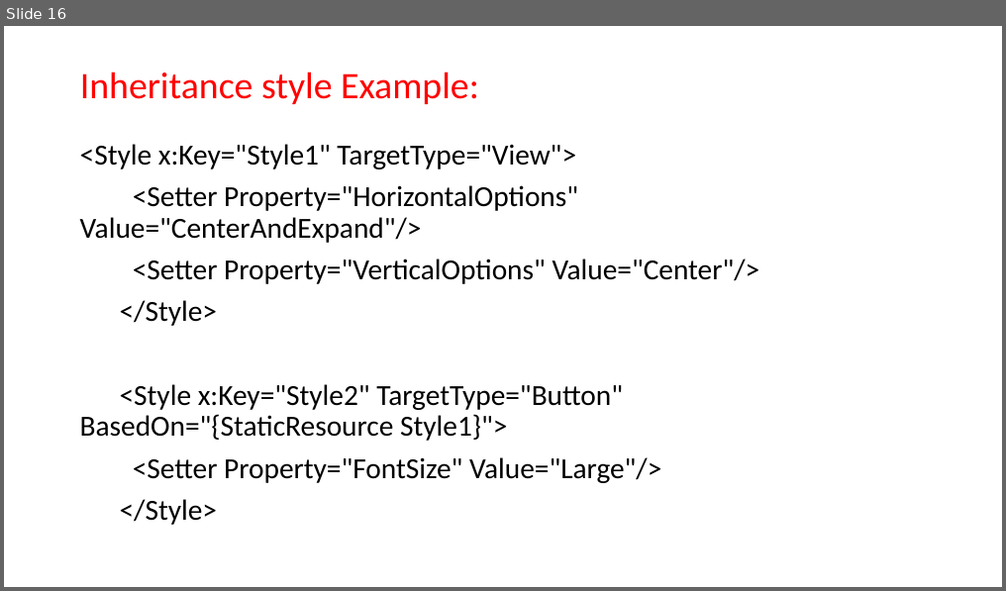
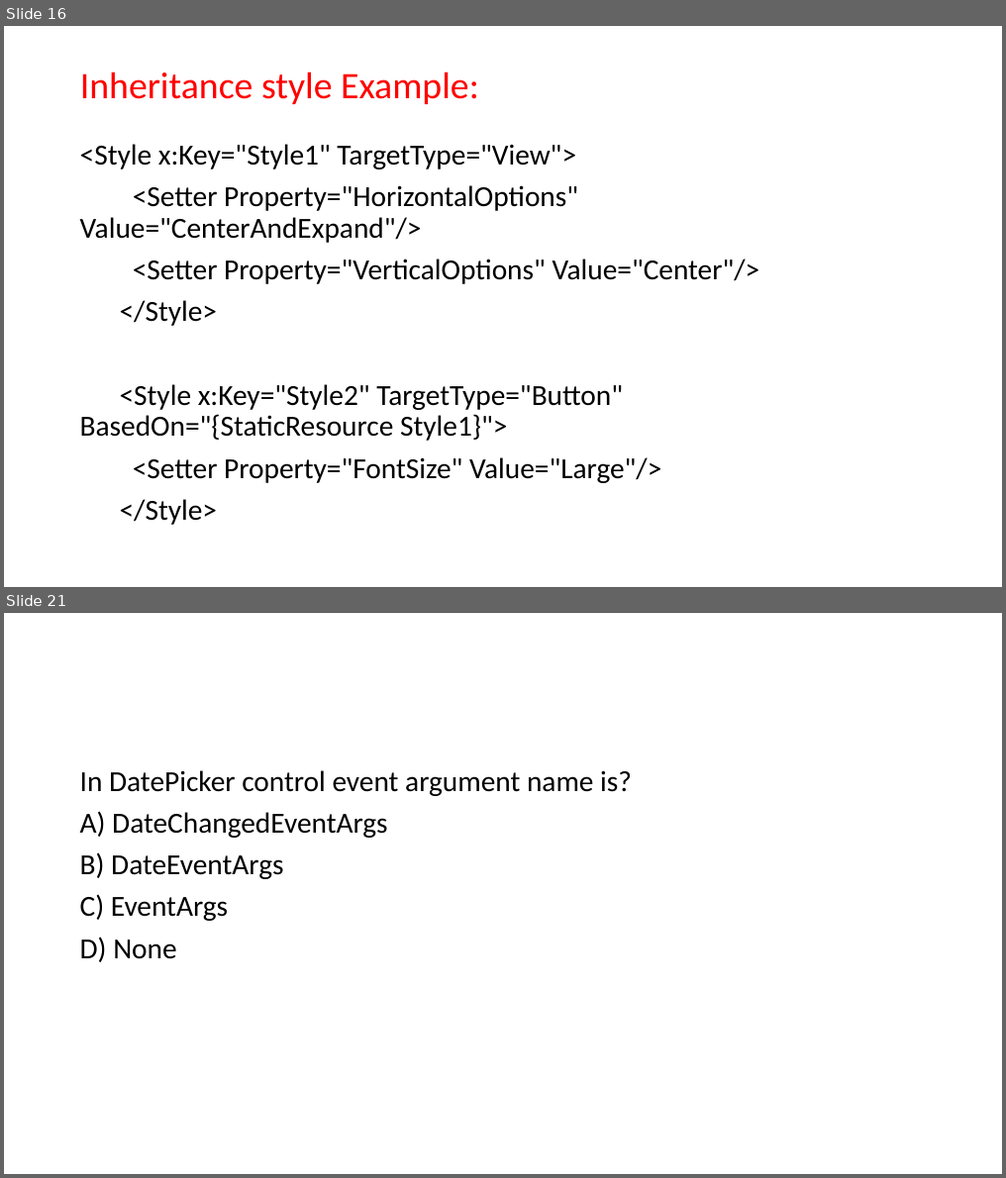
Before and after one commit to vishalamc/CAP914, a slide deck: Style in Xamarin.ppt. Shown one above the other, each under a label of ours: slide 16 before the commit, slides 16 and 21 after it; the slides between them are not shown. The pictures are 1006x591 and 1006x1178 pixels, drawn with LibreOffice and Linux fonts; fonts in the diff are those of the drawing. Boxes give left, top, right and bottom in pixels: in the first picture for what was removed or moved away, otherwise in the second. Text is boxed around its words. In the diff, an @@ line names an element or a change of style, - is before the commit and + after.

```diff
--- a/Style in Xamarin.ppt
+++ b/Style in Xamarin.ppt
@@ slide 21 added at box(4, 613, 1002, 1174), background #FFFFFF @@
@@ text added at box(80, 770, 632, 962), 28 pt, text #000000 @@
+In DatePicker control event argument name is?
+A) DateChangedEventArgs
+B) DateEventArgs
+C) EventArgs
+D) None
```
Also in this commit, not shown: 1 slide changed, 3 other slides added, 1 slide removed, 1 other file.
